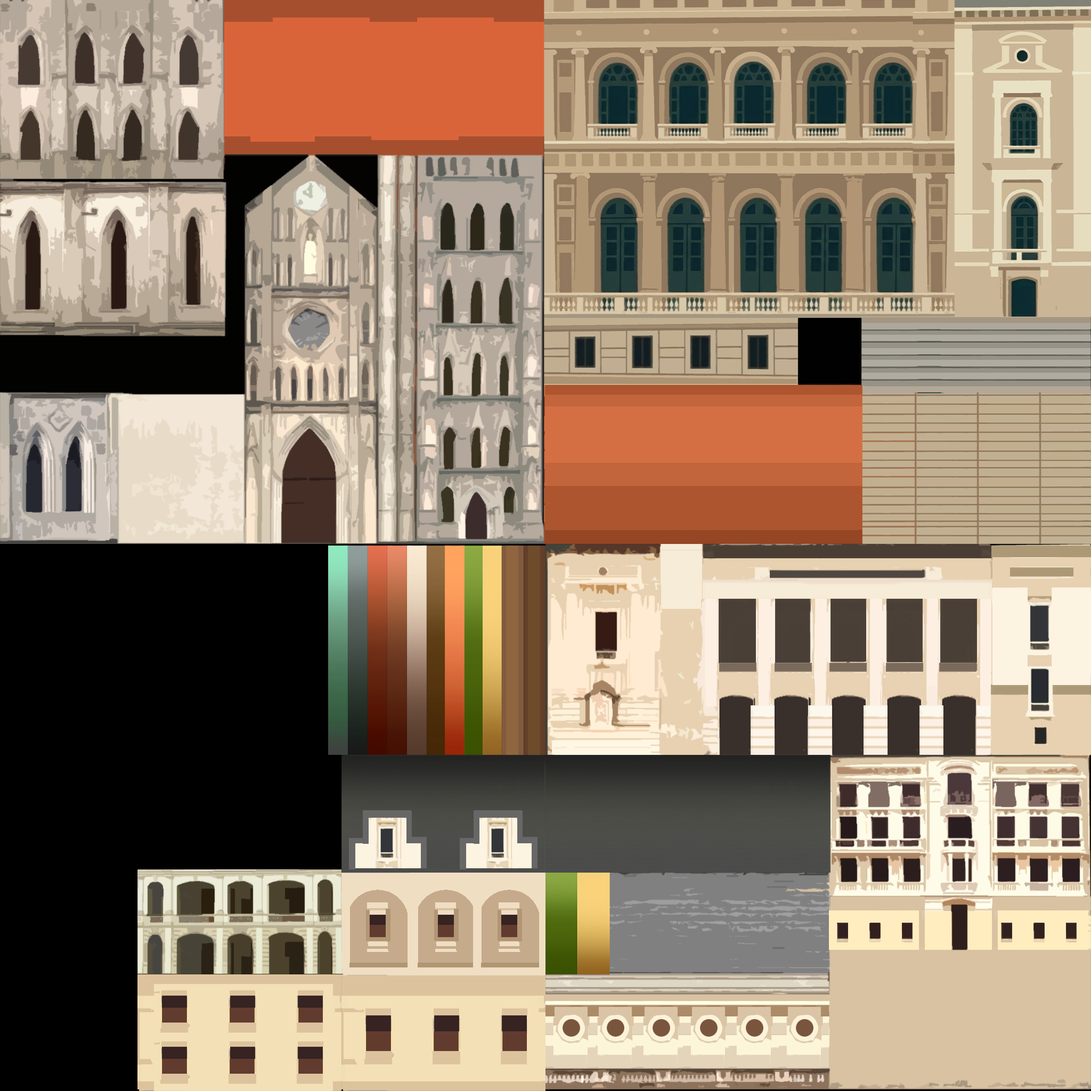
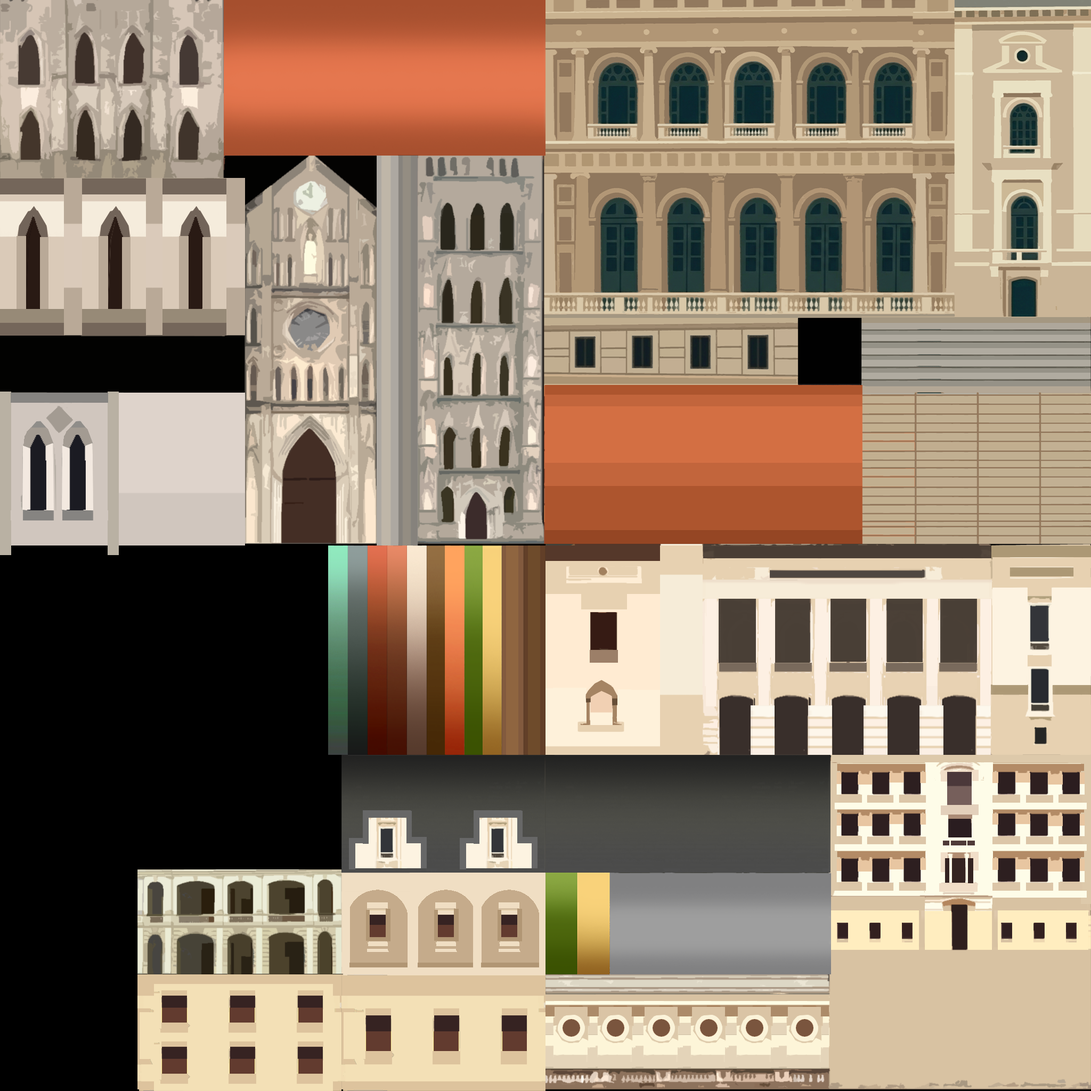
Revision of a layered (1091, 1091) image; what changed, layer by layer:
removed layer "T_Building_Opera_02" over [545, 545, 1091, 975]
removed layer "T_Building_Governor_Palace_03" over [544, 0, 546, 156]
removed layer "Calque 1" over [223, 0, 546, 157]
removed layer "T_Building_Cathedral_02" over [0, 0, 546, 545]
moved "Calque 7 copie" into group "Groupe 1", painted on it over [0, 0, 1091, 975]
